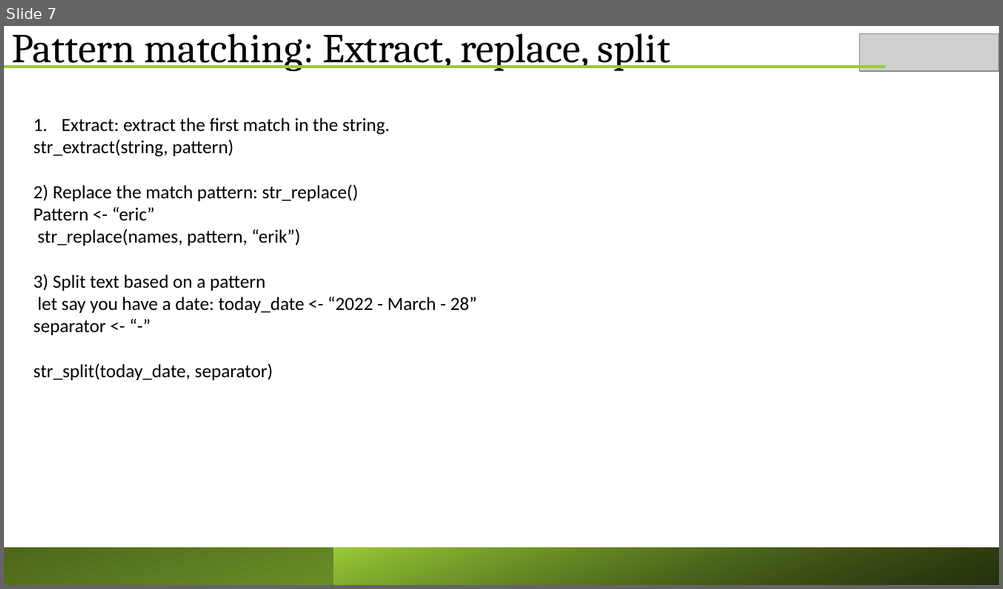
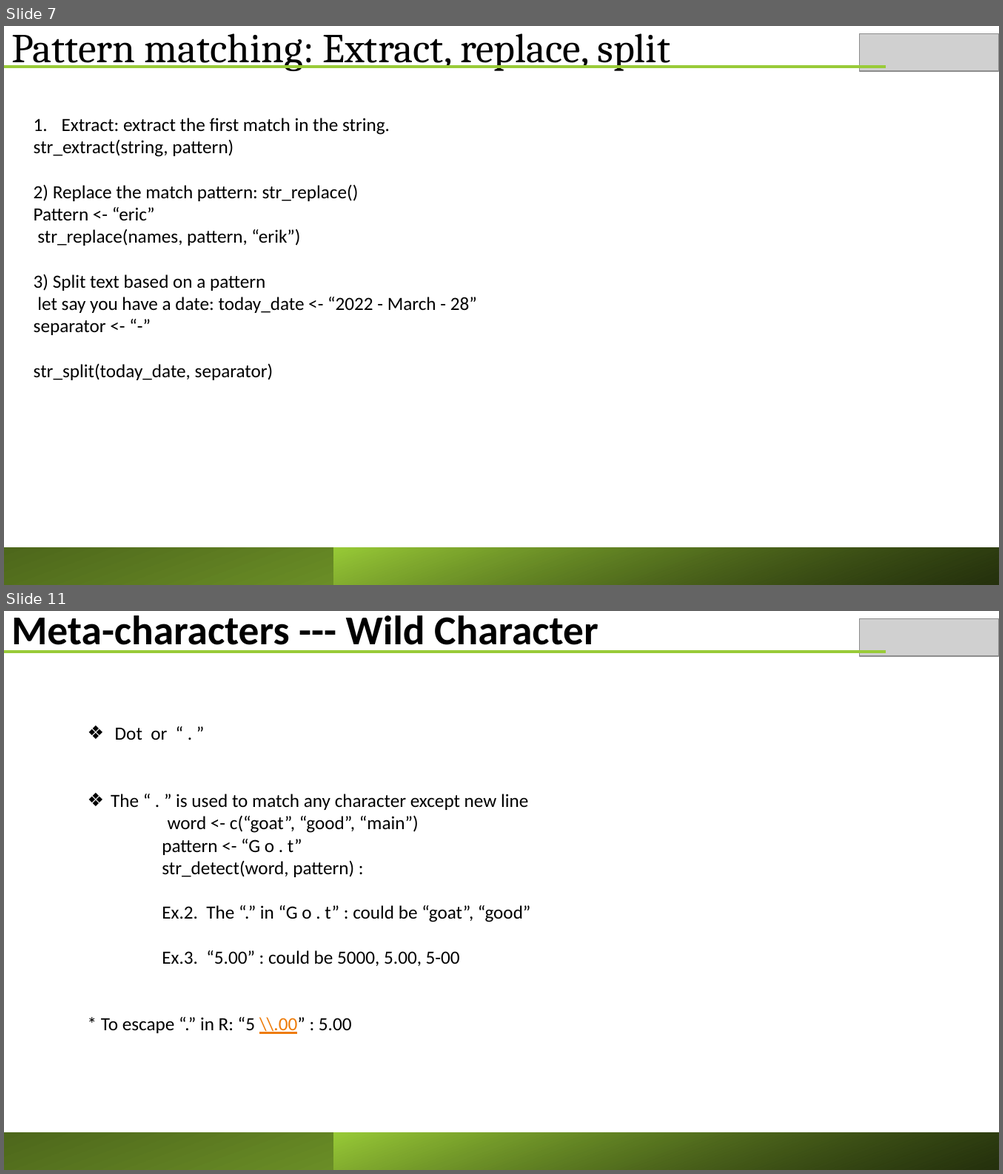
Before and after one commit to ericasare1/Data_Smart_Science, a slide deck: R/AdvancedR/wk6/Working_with_texts.pptx. Shown one above the other, each under a label of ours: slide 7 before the commit, slides 7 and 11 after it; the slides between them are not shown. The pictures are 1003x589 and 1003x1174 pixels, drawn with LibreOffice and Linux fonts; fonts in the diff are those of the drawing; grey boxes stand for pictures. Boxes give left, top, right and bottom in pixels: in the first picture for what was removed or moved away, otherwise in the second. Text is boxed around its words. In the diff, an @@ line names an element or a change of style, - is before the commit and + after.

```diff
--- a/R/AdvancedR/wk6/Working_with_texts.pptx
+++ b/R/AdvancedR/wk6/Working_with_texts.pptx
@@ slide 11 added at <box>4,611,999,1170</box>, background #FFFFFF @@
@@ text added at <box>11,615,597,653</box>, 39.6 pt, text #000000, bold @@
+Meta-characters --- Wild Character
@@ picture added at <box>859,619,999,657</box> @@
@@ line added from (4, 651) to (885, 651), #99CB38 3 pt @@
@@ text added at <box>101,727,531,1034</box>, 18 pt, text #000000 @@
+❖ Dot or “ . ”
+❖ The “ . ” is used to match any character except new line
+word <- c(“goat”, “good”, “main”)
+pattern <- “G o . t”
+str_detect(word, pattern) :
+Ex.2. The “.” in “G o . t” : could be “goat”, “good”
+Ex.3. “5.00” : could be 5000, 5.00, 5-00
+* To escape “.” in R: “5 \\.00” : 5.00
@@ rectangle added at <box>4,1133,999,1170</box>, fill gradient #99CB38 to #4D671B @@
@@ rectangle added at <box>334,1133,999,1170</box>, fill gradient #000000 to #99CB38 @@
```
Also in this commit, not shown: 10 other slides added, 1 other file.
